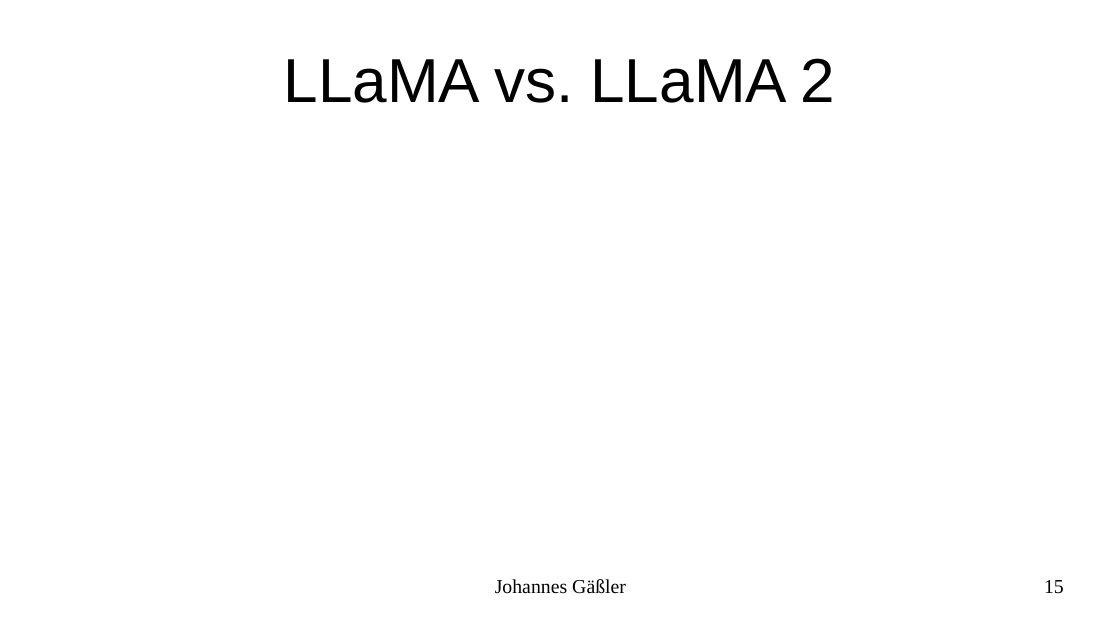
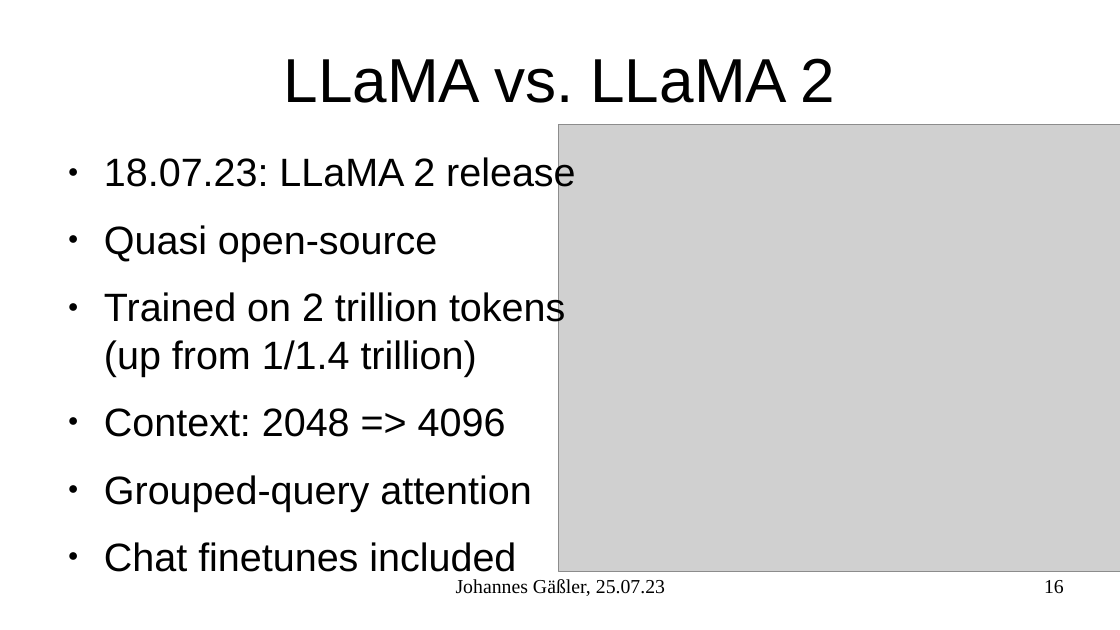
Before and after one commit to JohannesGaessler/presentations, a slide deck: slide 16 of 2023_07_25_llama.cpp_GPU_Acceleration/karlsruhe.ai.odp (slide 15 before the commit). Drawn at 1120x630 pixels with LibreOffice and Linux fonts; fonts in the diff are those of the drawing; grey boxes stand for pictures. Boxes give left, top, right and bottom in pixels: in the first picture for what was removed or moved away, otherwise in the second. Text is boxed around its words. In the diff, an @@ line names an element or a change of style, - is before the commit and + after.

```diff
--- a/2023_07_25_llama.cpp_GPU_Acceleration/karlsruhe.ai.odp
+++ b/2023_07_25_llama.cpp_GPU_Acceleration/karlsruhe.ai.odp
@@ picture added at (559,124,1120,571) @@
@@ text added at (104,155,575,572), 28 pt, text #000000 @@
+● 18.07.23: LLaMA 2 release
+● Quasi open-source
+● Trained on 2 trillion tokens
+  (up from 1/1.4 trillion)
+● Context: 2048 => 4096
+● Grouped-query attention
+● Chat finetunes included
@@ text at (456,579,665,596): text changed @@
-Johannes Gäßler
+Johannes Gäßler, 25.07.23
@@ page number at (1044,580,1064,594): text changed @@
-15
+16
```
Also in this commit, not shown: 15 other slides changed, 4 slides added, 3 other files.
